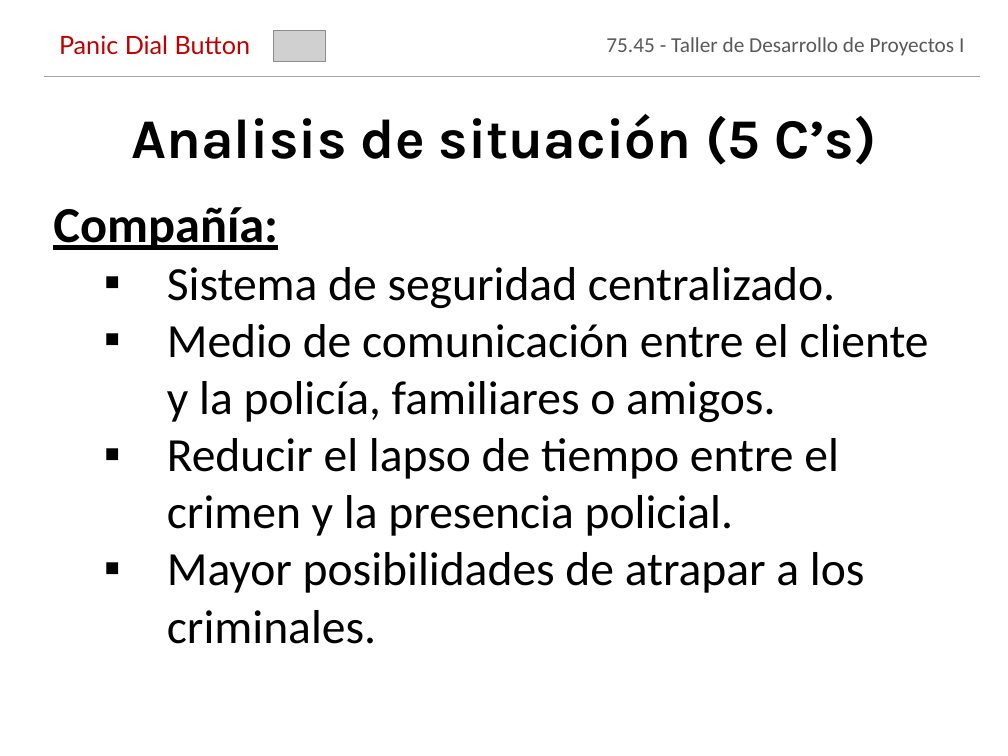
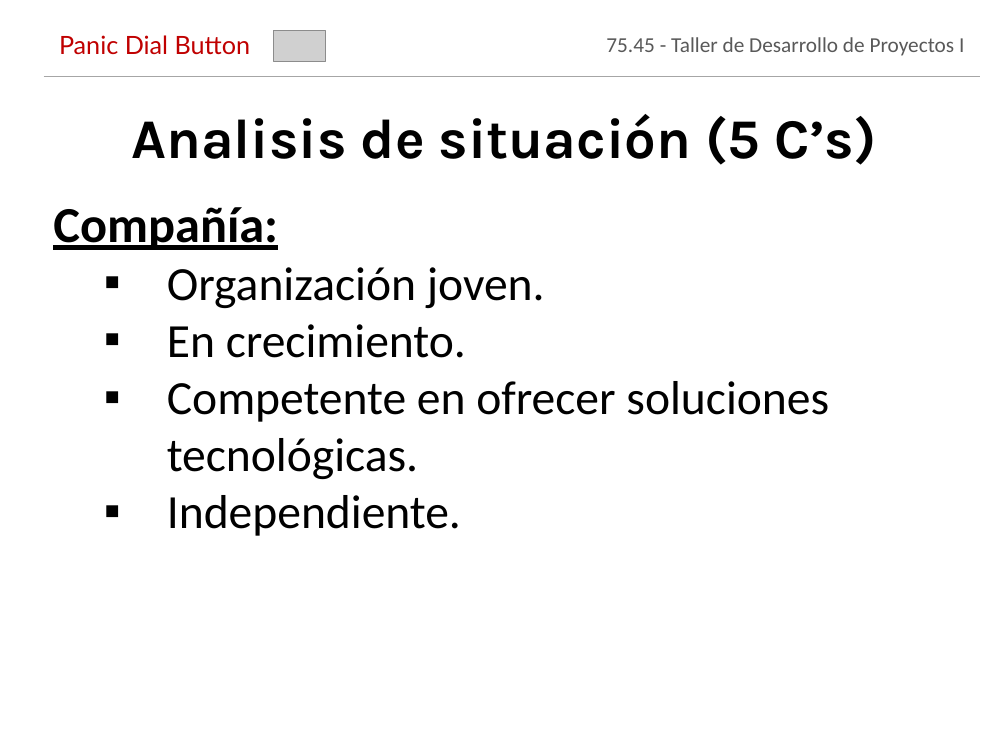
Before and after one commit to jmonetti/2012-1er-taller-de-desarrollo-de-proyectos-i, a slide deck: slide 5 of docs/Presentacion final/PresentacionFinal_V7.pptx. Drawn at 1008x756 pixels with LibreOffice and Linux fonts; fonts in the diff are those of the drawing; grey boxes stand for pictures; background and template pictures are left out. Boxes give left, top, right and bottom in pixels: in the first picture for what was removed or moved away, otherwise in the second. Text is boxed around its words. In the diff, an @@ line names an element or a change of style, - is before the commit and + after.

```diff
--- a/docs/Presentacion final/PresentacionFinal_V7.pptx
+++ b/docs/Presentacion final/PresentacionFinal_V7.pptx
@@ text at (x1=167, y1=267, x2=829, y2=536): text changed @@
-  ▪ Sistema de seguridad centralizado.
-  ▪ Medio de comunicación entre el cliente y la policía, familiares o amigos.
-  ▪ Reducir el lapso de tiempo entre el crimen y la presencia policial.
-  ▪ Mayor posibilidades de atrapar a los criminales.
+  ▪ Organización joven.
+  ▪ En crecimiento.
+  ▪ Competente en ofrecer soluciones tecnológicas.
+  ▪ Independiente.
```
Also in this commit, not shown: 7 other slides changed, 3 other files.
